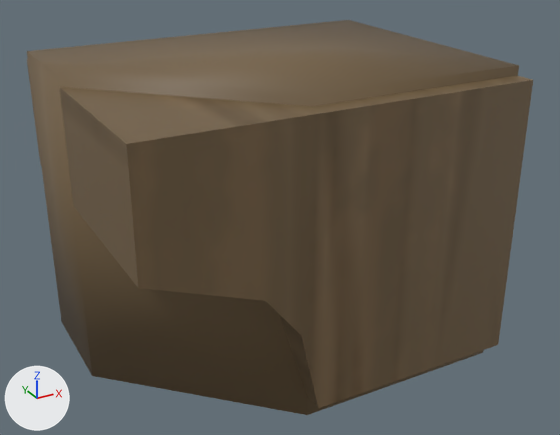
One commit to the FBX model Assets/Stylized_Egypt/Meshes/building/SM_wooden_beam_06.fbx: the scene before it, then after it.
Before and after are seen from a camera (50 mm lens) standing at (-0.794, -0.97, 0.468) and looking at (-0.268, -0.013, -0.01). Arrows for +X, +Y and +Z are at lower left; the lights stay in place. Where no turn or scale is listed for an object, it has been applied to the vertices.

The first picture shows 'SM_wooden_beam_06', 'SM_wooden_beam_06_ConvexHulls'.
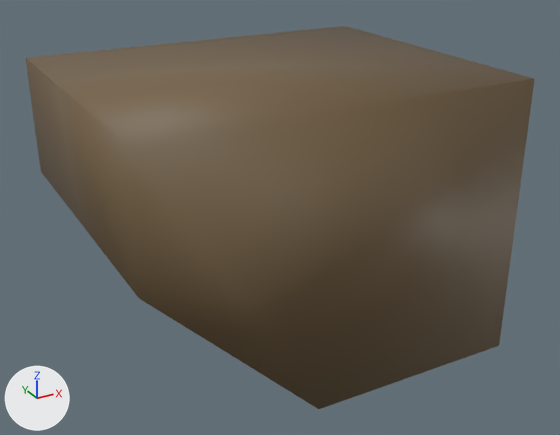
What differs and where, as boxes [x1, y1, x2, y2] in the pictures (560 x 435 px):
'SM_wooden_beam_06_ConvexHulls', moved, rescaled: before [27, 20, 519, 415]; after [25, 26, 535, 409]
'SM_wooden_beam_06', unchanged, covered by the edit: before [27, 59, 533, 408]

What the commit changed:
In object 'SM_wooden_beam_06_ConvexHulls' (ob_sm_wooden_beam_06_convexhulls), parent is now set to ob_sm_wooden_beam_23.
Object 'SM_wooden_beam_06_ConvexHulls' (ob_sm_wooden_beam_06_convexhulls) is rescaled from (0.01, 0.01, 0.01) to (1.0, 1.0, 1.0).
Object 'SM_wooden_beam_23' (ob_sm_wooden_beam_23) is new.
Its location is (0.0, 0.0, 0.0).
Its rotation in degrees is (90, 0, 0).
Its scale is (0.01, 0.01, 0.01).
